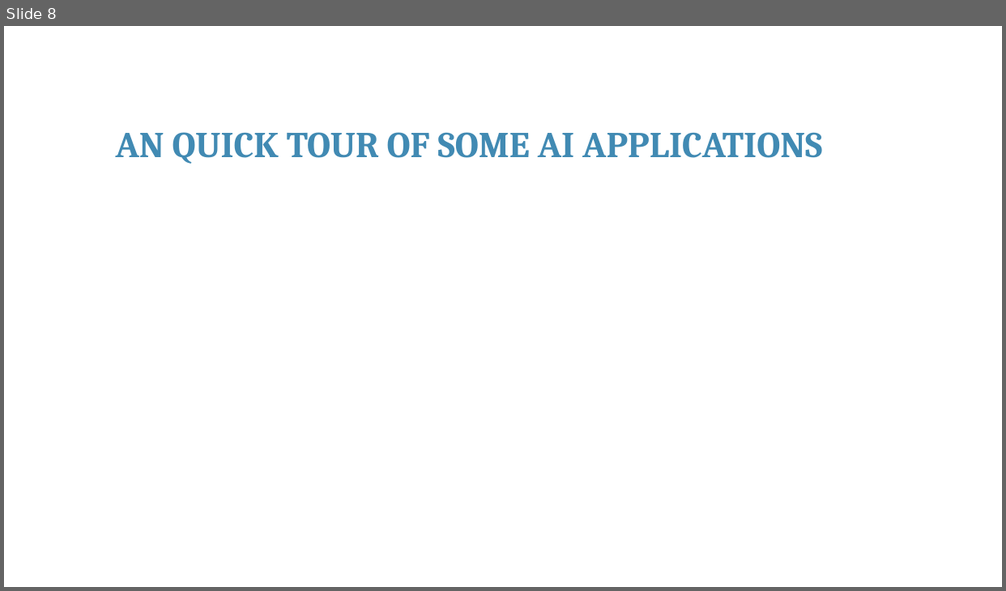
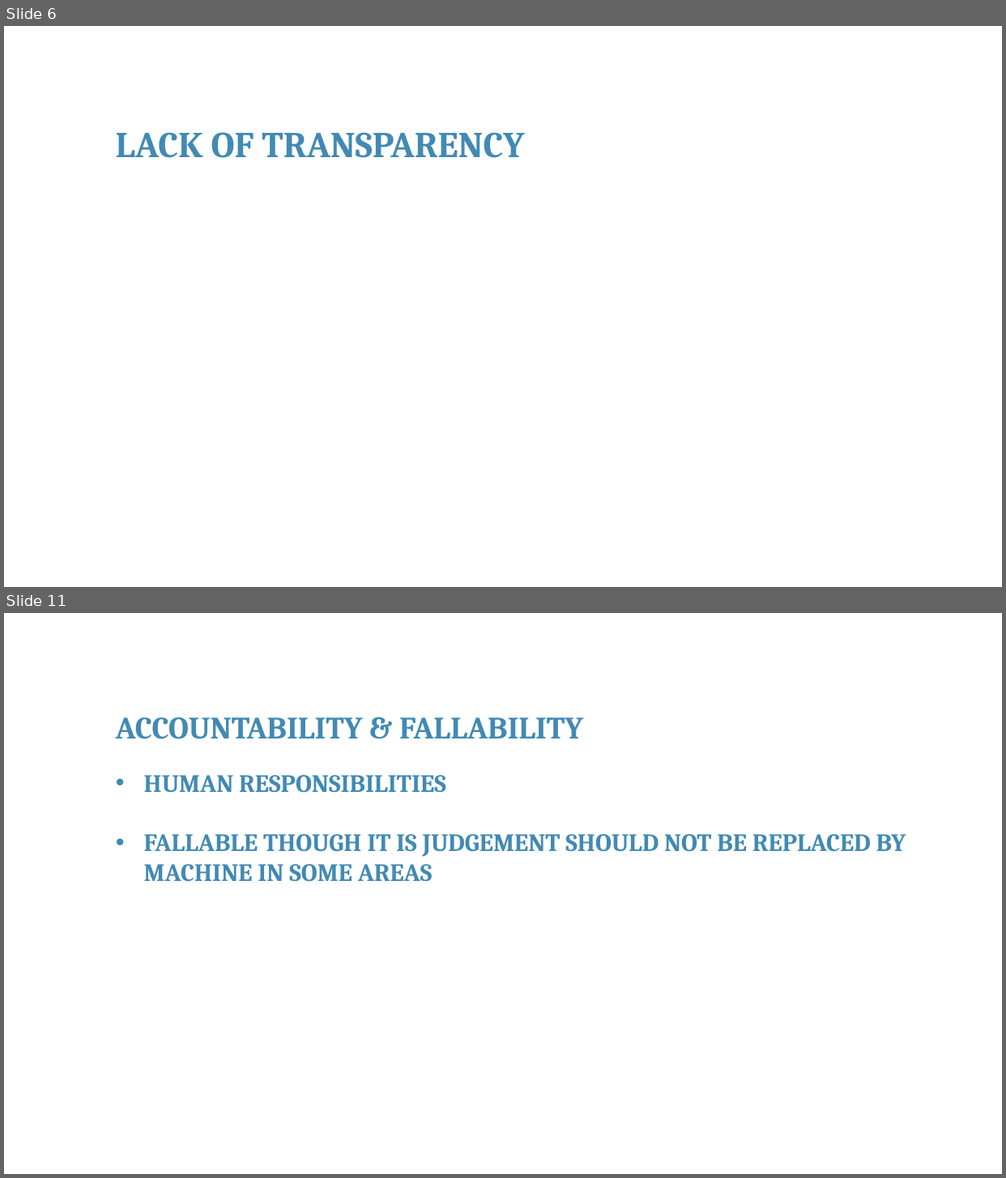
Before and after one commit to franckalbinet/itu-eaco-zanzibar-12-2018, a slide deck: presentations/session-6-ethics-of-ai.pptx. Shown one above the other, each under a label of ours: slide 8 before the commit, slides 6 and 11 after it; the slides between them are not shown. The pictures are 1006x591 and 1006x1178 pixels, drawn with LibreOffice and Linux fonts; fonts in the diff are those of the drawing; background and template pictures are left out. Boxes give left, top, right and bottom in pixels: in the first picture for what was removed or moved away, otherwise in the second. Text is boxed around its words. In the diff, an @@ line names an element or a change of style, - is before the commit and + after.

```diff
--- a/presentations/session-6-ethics-of-ai.pptx
+++ b/presentations/session-6-ethics-of-ai.pptx
@@ slide 11 added at [4, 613, 1002, 1174], background #FFFFFF @@
@@ text added at [116, 717, 583, 739], 30 pt, text #418AB3, bold @@
+ACCOUNTABILITY & FALLABILITY
@@ text added at [144, 775, 906, 882], 24 pt, text #418AB3, bold @@
+• HUMAN RESPONSIBILITIES
+• FALLABLE THOUGH IT IS JUDGEMENT SHOULD NOT BE REPLACED BY MACHINE IN SOME AREAS
@@ what was slide 8 is now slide 6 @@
@@ slide 6 changed as well @@
@@ text at [116, 132, 524, 158]: text changed @@
-AN QUICK TOUR OF SOME AI APPLICATIONS
+LACK OF TRANSPARENCY
```
Also in this commit, not shown: 3 other slides changed, 12 other slides added, 30 slides removed, 3 other files.
